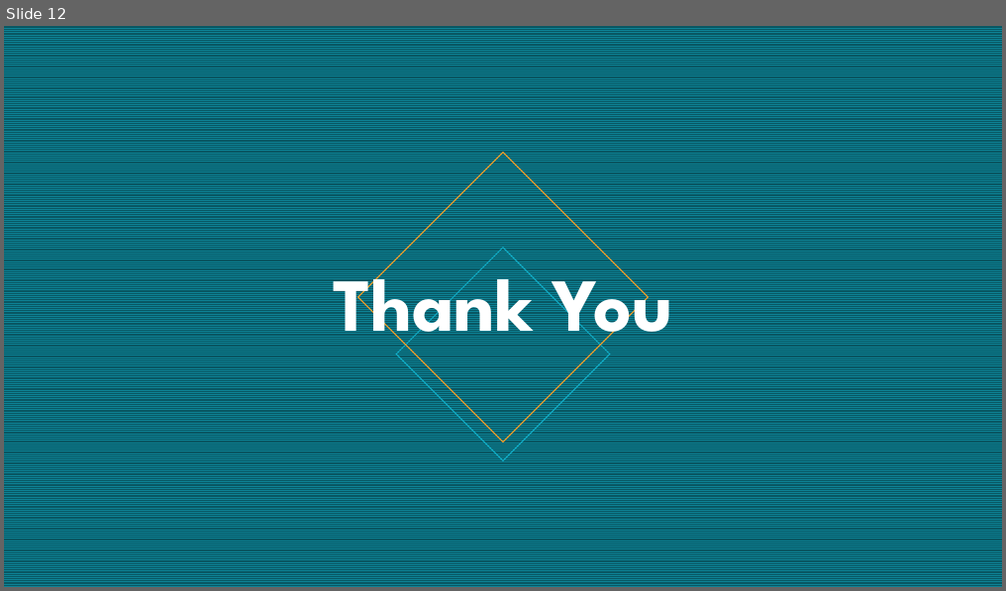
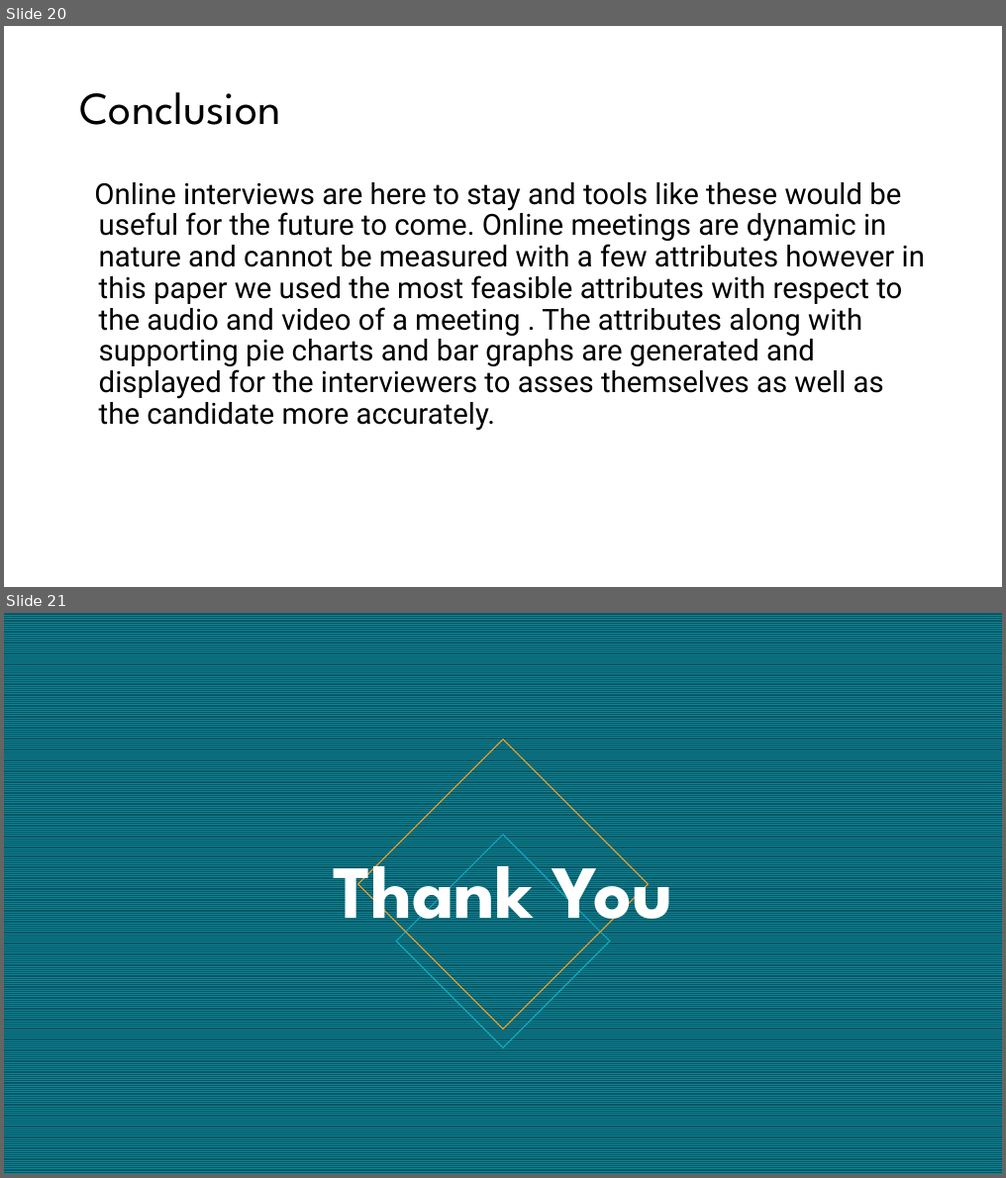
Before and after one commit to VaibhaveS/Focus, a slide deck: Documents/IP_Project.pptx. Shown one above the other, each under a label of ours: slide 12 before the commit, slides 20 and 21 after it. The pictures are 1006x591 and 1006x1178 pixels, drawn with LibreOffice and Linux fonts; fonts in the diff are those of the drawing. Boxes give left, top, right and bottom in pixels: in the first picture for what was removed or moved away, otherwise in the second. Text is boxed around its words. In the diff, an @@ line names an element or a change of style, - is before the commit and + after.

```diff
--- a/Documents/IP_Project.pptx
+++ b/Documents/IP_Project.pptx
@@ slide 20 added at <box>4,26,1002,587</box>, background #FFFFFF @@
@@ title added at <box>80,92,281,125</box>, 44 pt, text #000000 @@
+Conclusion
@@ text added at <box>94,182,925,431</box>, 28 pt, text #000000 @@
+Online interviews are here to stay and tools like these would be useful for the future to come. Online meetings are dynamic in nature and cannot be measured with a few attributes however in this paper we used the most feasible attributes with respect to the audio and video of a meeting . The attributes along with supporting pie charts and bar graphs are generated and displayed for the interviewers to asses themselves as well as the candidate more accurately.
@@ what was slide 12 is now slide 21 @@
```
Also in this commit, not shown: 8 slides changed, 8 other slides added.
